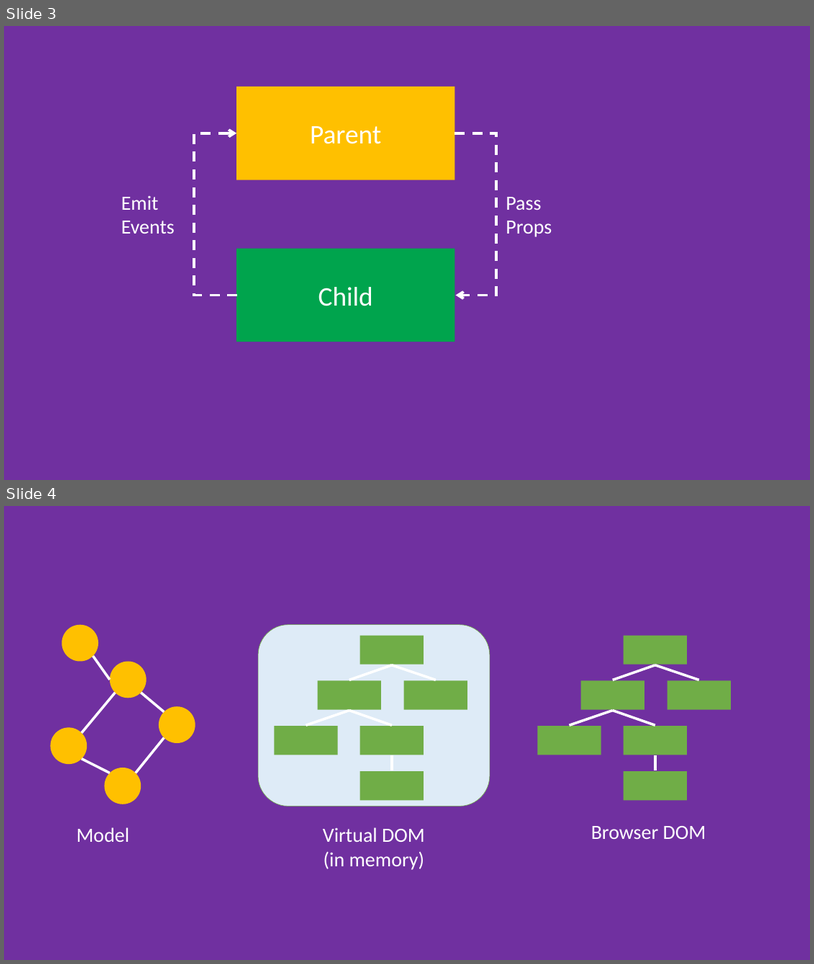
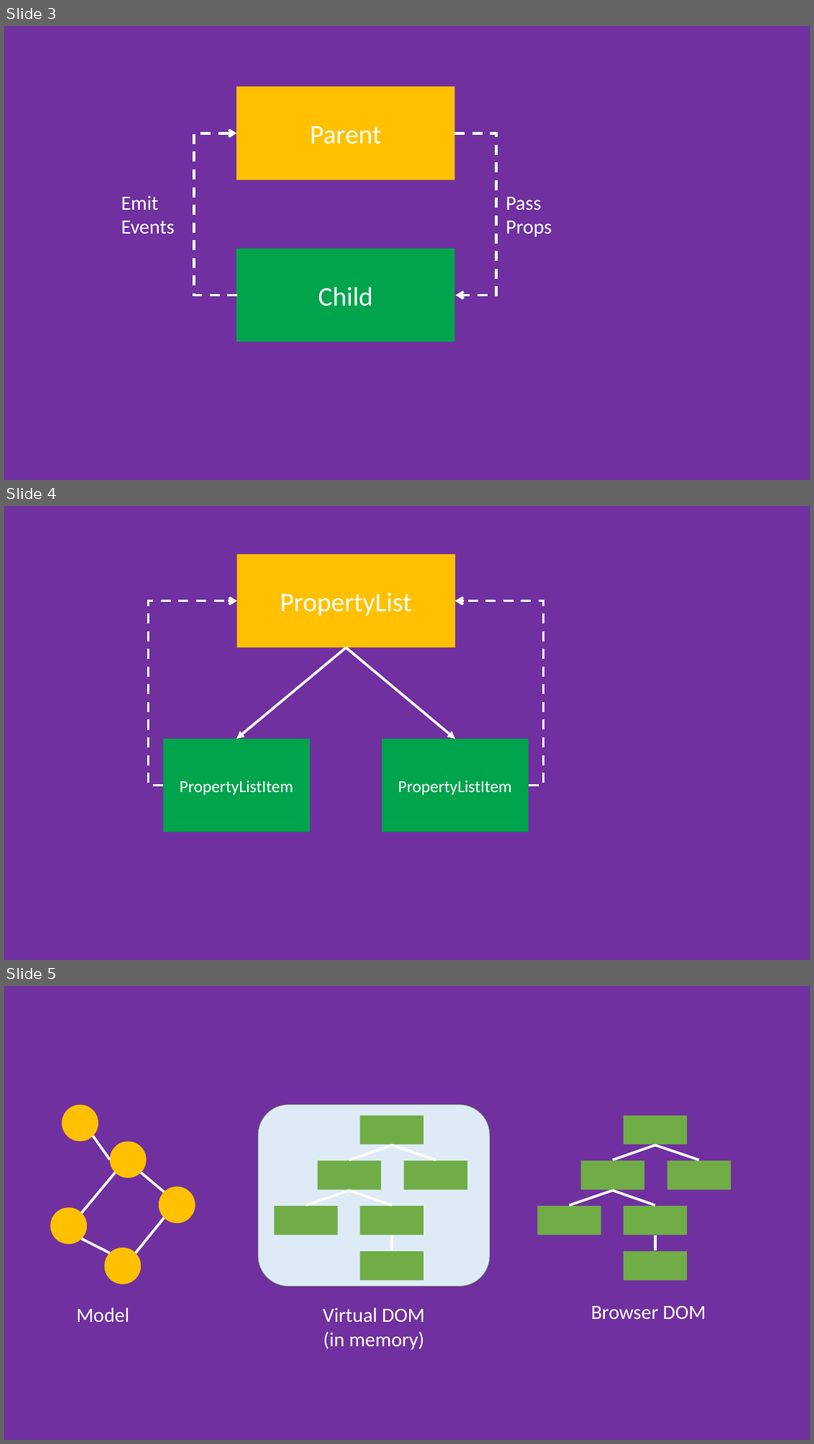
Before and after one commit to maxpou-slides/vuejs-training, a slide deck: schemas.pptx. Shown one above the other, each under a label of ours: slides 3 and 4 before the commit, slides 3, 4 and 5 after it. The pictures are 814x964 and 814x1444 pixels, drawn with LibreOffice and Linux fonts; fonts in the diff are those of the drawing. Boxes give left, top, right and bottom in pixels: in the first picture for what was removed or moved away, otherwise in the second. Text is boxed around its words. In the diff, an @@ line names an element or a change of style, - is before the commit and + after.

```diff
--- a/schemas.pptx
+++ b/schemas.pptx
@@ slide 4 added at [4,506,810,960], background #7030A0 @@
@@ rectangle added at [237,554,455,648], fill #FFC000, 32 pt, text #FFFFFF @@
+PropertyList
@@ elbow arrow added from (164, 785) to (237, 601), #FFFFFF 3 pt dashed @@
@@ elbow arrow added from (529, 785) to (455, 601), #FFFFFF 3 pt dashed @@
@@ arrow added from (347, 648) to (237, 739), #FFFFFF 3 pt @@
@@ arrow added from (347, 648) to (455, 739), #FFFFFF 3 pt @@
@@ rectangle added at [164,739,310,831], fill #00A44D, 20 pt, text #FFFFFF @@
+PropertyListItem
@@ rectangle added at [382,739,528,831], fill #00A44D, 20 pt, text #FFFFFF @@
+PropertyListItem
@@ what was slide 4 is now slide 5 @@
```
Also in this commit, not shown: 1 slide changed, 11 other files.
